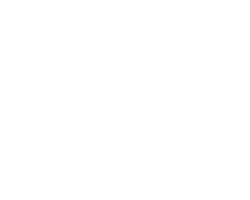
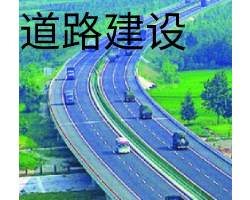
The second 250px x 200px image is a revision of the first. Changes to its layers:
added group "道路建设" (1st of 2) with 2 layers above "垄断" over [19, 0, 232, 200]
added layer "道路建设" (2nd of 2, in "道路建设") in group "道路建设" over [20, 11, 186, 51]
added layer "QQ截图20200314212445" in group "道路建设" over [19, 0, 232, 200]
